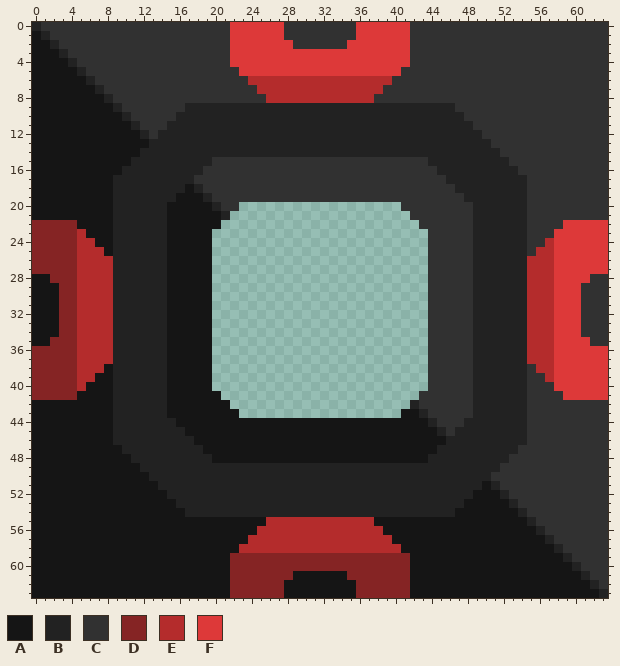
A pixel-art sprite gets an edit: sprites/blocks/production/crimsite-synthesizer.png. This is how it looked before the edit.
The file is 64x64 pixels. Colours within 5 levels of each other are drawn and written as one.
Palette (. is transparent): A #151515  B #222222  C #313131  D #852424  E #b42c2c  F #dd3939
Now the later version:
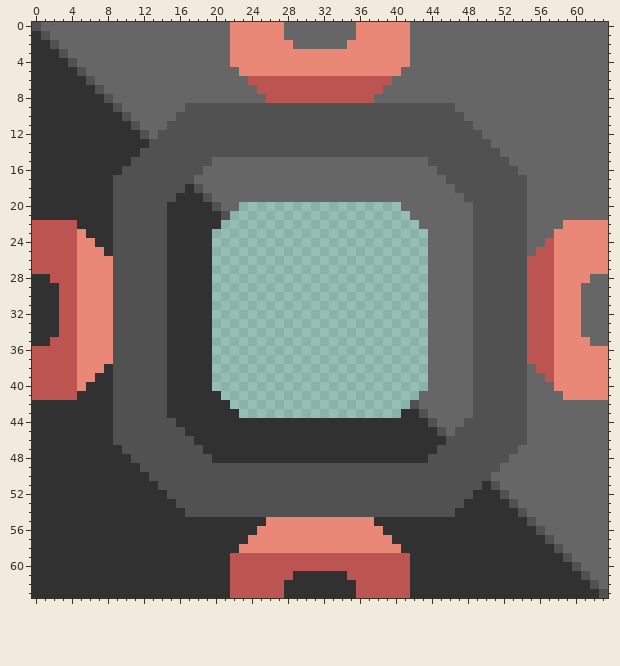
Changes in this commit:
{"colour":"A","old":"#151515","new":"#313131"}
{"colour":"B","old":"#222222","new":"#515151"}
{"colour":"C","old":"#313131","new":"#666666"}
{"colour":"D","old":"#852424","new":"#bc5452"}
{"colour":"F","old":"#dd3939","new":"#ea8878"}
{"y":6,"x":24,"old":"EEEEEEEEEEEEEEEE","new":"DDDDDDDDDDDDDDDD"}
{"y":7,"x":25,"old":"EEEEEEEEEEEEEE","new":"DDDDDDDDDDDDDD"}
{"y":8,"x":26,"old":"EEEEEEEEEEEE","new":"DDDDDDDDDDDD"}
{"y":23,"x":5,"old":"E","new":"F"}
{"y":24,"x":5,"old":"EE","new":"FF"}
{"y":24,"x":57,"old":"E","new":"D"}
{"y":25,"x":5,"old":"EEE","new":"FFF"}
{"y":25,"x":56,"old":"EE","new":"DD"}
{"y":26,"x":5,"old":"EEEE","new":"FFFF"}
{"y":26,"x":55,"old":"EEE","new":"DDD"}
{"y":27,"x":5,"old":"EEEE","new":"FFFF"}
{"y":27,"x":55,"old":"EEE","new":"DDD"}
{"y":28,"x":5,"old":"EEEE","new":"FFFF"}
{"y":28,"x":55,"old":"EEE","new":"DDD"}
{"y":29,"x":5,"old":"EEEE","new":"FFFF"}
{"y":29,"x":55,"old":"EEE","new":"DDD"}
{"y":30,"x":5,"old":"EEEE","new":"FFFF"}
{"y":30,"x":55,"old":"EEE","new":"DDD"}
{"y":31,"x":5,"old":"EEEE","new":"FFFF"}
{"y":31,"x":55,"old":"EEE","new":"DDD"}
{"y":32,"x":5,"old":"EEEE","new":"FFFF"}
{"y":32,"x":55,"old":"EEE","new":"DDD"}
{"y":33,"x":5,"old":"EEEE","new":"FFFF"}
{"y":33,"x":55,"old":"EEE","new":"DDD"}
{"y":34,"x":5,"old":"EEEE","new":"FFFF"}
{"y":34,"x":55,"old":"EEE","new":"DDD"}
{"y":35,"x":5,"old":"EEEE","new":"FFFF"}
{"y":35,"x":55,"old":"EEE","new":"DDD"}
{"y":36,"x":5,"old":"EEEE","new":"FFFF"}
{"y":36,"x":55,"old":"EEE","new":"DDD"}
{"y":37,"x":5,"old":"EEEE","new":"FFFF"}
{"y":37,"x":55,"old":"EEE","new":"DDD"}
{"y":38,"x":5,"old":"EEE","new":"FFF"}
{"y":38,"x":56,"old":"EE","new":"DD"}
{"y":39,"x":5,"old":"EE","new":"FF"}
{"y":39,"x":57,"old":"E","new":"D"}
{"y":40,"x":5,"old":"E","new":"F"}
{"y":55,"x":26,"old":"EEEEEEEEEEEE","new":"FFFFFFFFFFFF"}
{"y":56,"x":25,"old":"EEEEEEEEEEEEEE","new":"FFFFFFFFFFFFFF"}
{"y":57,"x":24,"old":"EEEEEEEEEEEEEEEE","new":"FFFFFFFFFFFFFFFF"}
{"y":58,"x":23,"old":"EEEEEEEEEEEEEEEEEE","new":"FFFFFFFFFFFFFFFFFF"}
